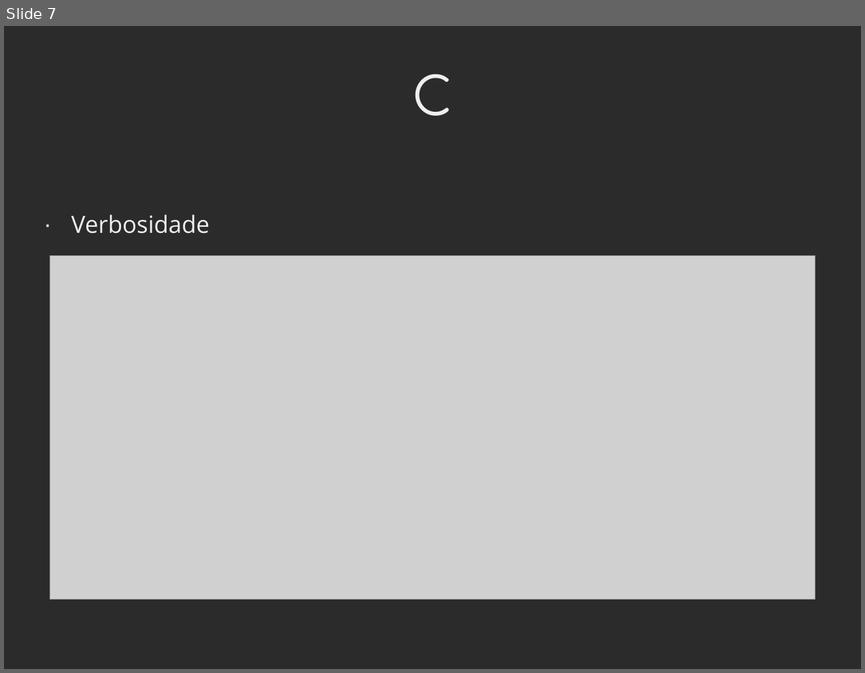
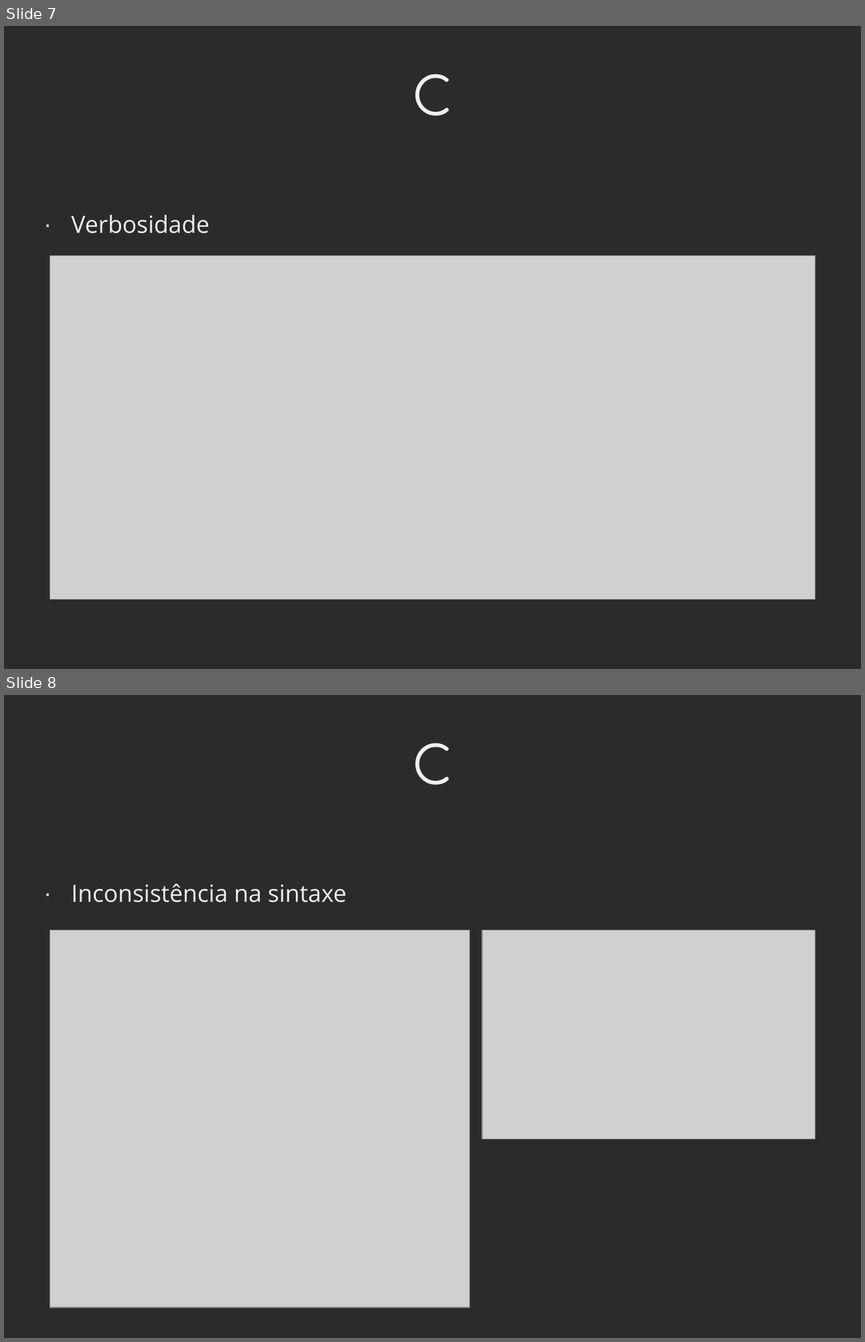
Before and after one commit to Hoshoyo/Light, a slide deck: TCC_Reunião_#1.odp. Shown one above the other, each under a label of ours: slide 7 before the commit, slides 7 and 8 after it. The pictures are 865x673 and 865x1342 pixels, drawn with LibreOffice and Linux fonts; fonts in the diff are those of the drawing; grey boxes stand for pictures; background and template pictures are left out; a plain dark background stands for a picture behind light text. Boxes give left, top, right and bottom in pixels: in the first picture for what was removed or moved away, otherwise in the second. Text is boxed around its words. In the diff, an @@ line names an element or a change of style, - is before the commit and + after.

```diff
--- a/TCC_Reunião_#1.odp
+++ b/TCC_Reunião_#1.odp
@@ slide 8 added at (4, 695, 861, 1338), background picture (left out) @@
@@ title added at (413, 743, 453, 785), 48 pt, text #EEEFF0 @@
+C
@@ text added at (71, 883, 347, 902), 22 pt, text #EEEFF0 @@
+· Inconsistência na sintaxe
@@ picture added at (50, 930, 470, 1307) @@
@@ picture added at (482, 930, 815, 1139) @@
```
Also in this commit, not shown: 4 slides changed, 17 other slides added, 6 slides removed, 6 other files.
